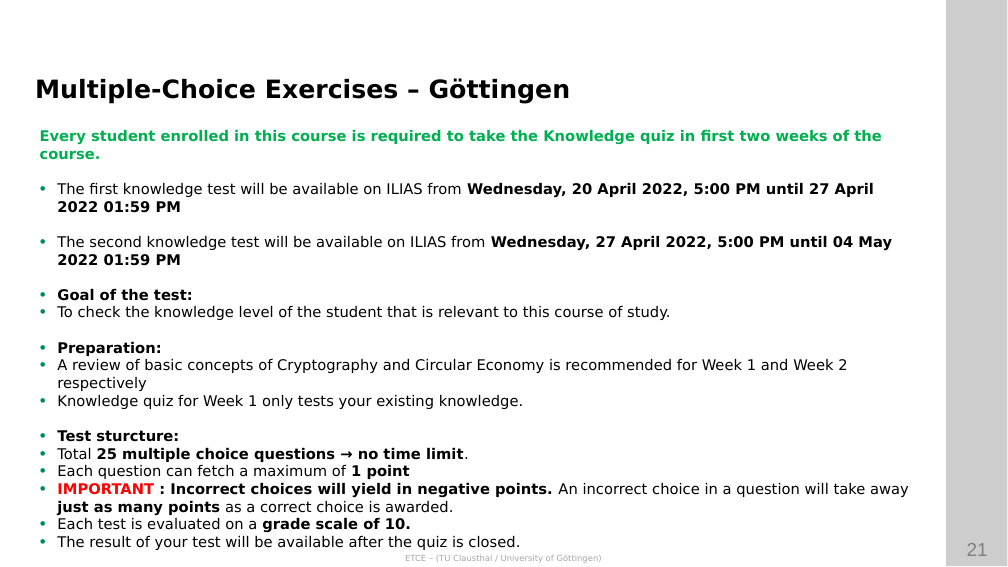
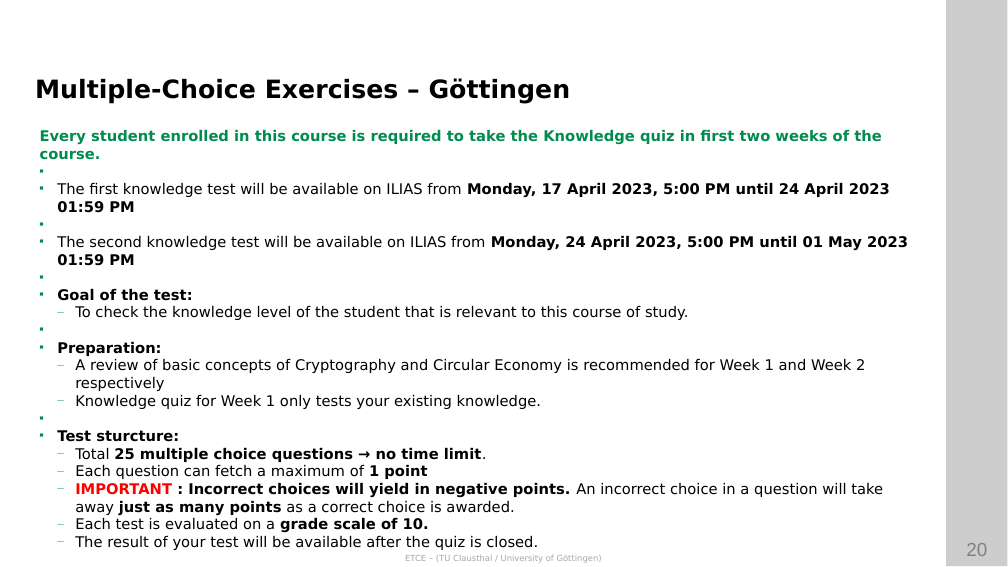
Before and after one commit to ETCE-LAB/teaching-material, a slide deck: slide 20 of Emerging-Technologies-for-the-Circular-Economy/ETCE-L00-Organization.pptx (slide 21 before the commit). Drawn at 1008x567 pixels with LibreOffice and Linux fonts; fonts in the diff are those of the drawing; background and template pictures are left out. Boxes give left, top, right and bottom in pixels: in the first picture for what was removed or moved away, otherwise in the second. Text is boxed around its words. In the diff, an @@ line names an element or a change of style, - is before the commit and + after.

```diff
--- a/Emerging-Technologies-for-the-Circular-Economy/ETCE-L00-Organization.pptx
+++ b/Emerging-Technologies-for-the-Circular-Economy/ETCE-L00-Organization.pptx
@@ text at [40,129,883,550]: text colour #00B050 to #008C4F in "Every student enrolled in this course is ..."; bullet • to ■; bullet • to —; list level 1 to 2 in "To check the knowledge level ..."; list level 1 to 2 in "A review of basic concepts ..."; list level 1 to 2 in "Knowledge quiz for Week 1 ..."; list level 1 to 2 in "Total 25 multiple choice questions ..."; list level 1 to 2 in "Each question can fetch a ..."; list level 1 to 2 in "IMPORTANT : Incorrect choices will ..."; list level 1 to 2 in "Each test is evaluated on ..."; list level 1 to 2 in "The result of your test ..." @@
@@ text at [57,182,908,266]: text changed; bold off @@
-• The first knowledge test will be available on ILIAS from Wednesday, 20 April 2022, 5:00 PM until 27 April 2022 01:59 PM
-• The second knowledge test will be available on ILIAS from Wednesday, 27 April 2022, 5:00 PM until 04 May 2022 01:59 PM
+■ The first knowledge test will be available on ILIAS from Monday, 17 April 2023, 5:00 PM until 24 April 2023 01:59 PM
+■ The second knowledge test will be available on ILIAS from Monday, 24 April 2023, 5:00 PM until 01 May 2023 01:59 PM
@@ page number at [966,543,987,556]: text changed @@
-21
+20
```
Also in this commit, not shown: 12 other slides changed, 1 slide removed, 3 other files.
